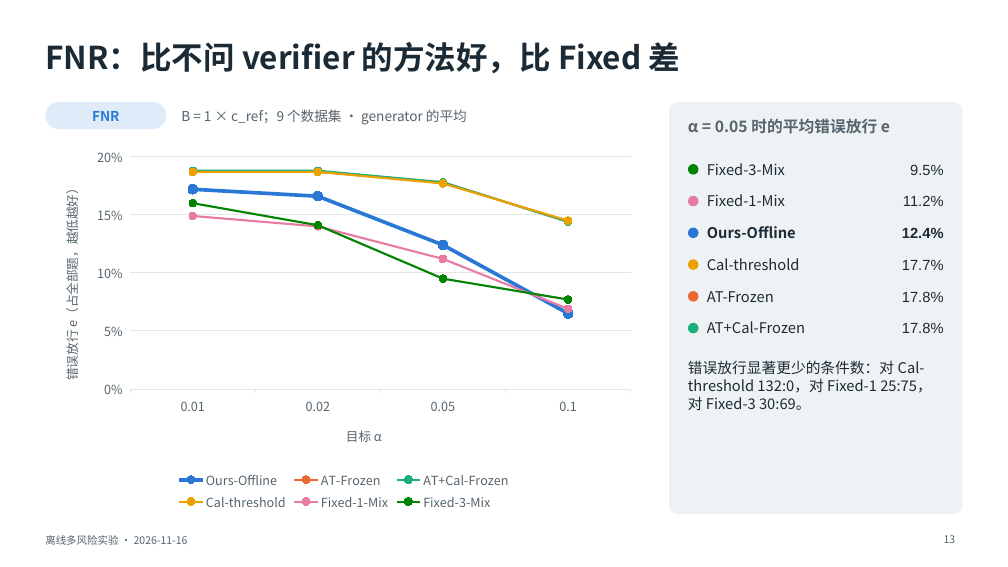
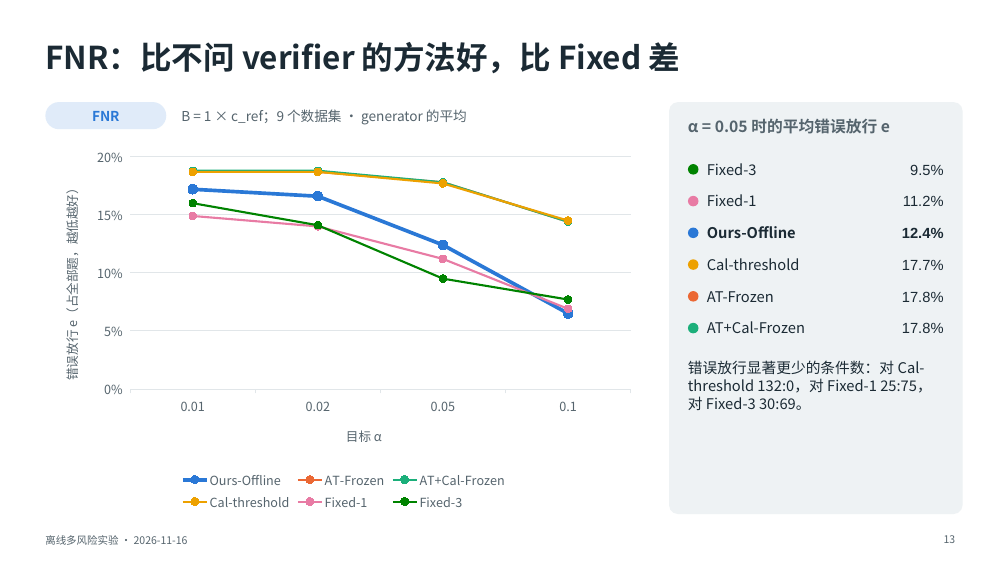
Before and after one commit to toz015/verification_generation_experiment, a slide deck: slide 13 of reports/offline_multirisk_20261116_calibrated/deck/离线多风险实验_20261116.pptx. Drawn at 1008x567 pixels with LibreOffice and Linux fonts; fonts in the diff are those of the drawing. Boxes give left, top, right and bottom in pixels: in the first picture for what was removed or moved away, otherwise in the second. Text is boxed around its words. In the diff, an @@ line names an element or a change of style, - is before the commit and + after.

```diff
--- a/reports/offline_multirisk_20261116_calibrated/deck/离线多风险实验_20261116.pptx
+++ b/reports/offline_multirisk_20261116_calibrated/deck/离线多风险实验_20261116.pptx
@@ line chart at (x1=45, y1=140, x2=643, y2=514) @@
-Fixed-1-Mix: 14.9, 14, 11.2, 6.9
+Fixed-1: 14.9, 14, 11.2, 6.9
-Fixed-3-Mix: 16, 14.1, 9.5, 7.7
+Fixed-3: 16, 14.1, 9.5, 7.7
@@ text at (x1=707, y1=163, x2=757, y2=175): text changed @@
-Fixed-3-Mix
+Fixed-3
@@ text at (x1=707, y1=194, x2=757, y2=206): text changed @@
-Fixed-1-Mix
+Fixed-1
```
Also in this commit, not shown: 11 other slides changed, 6 other files.
